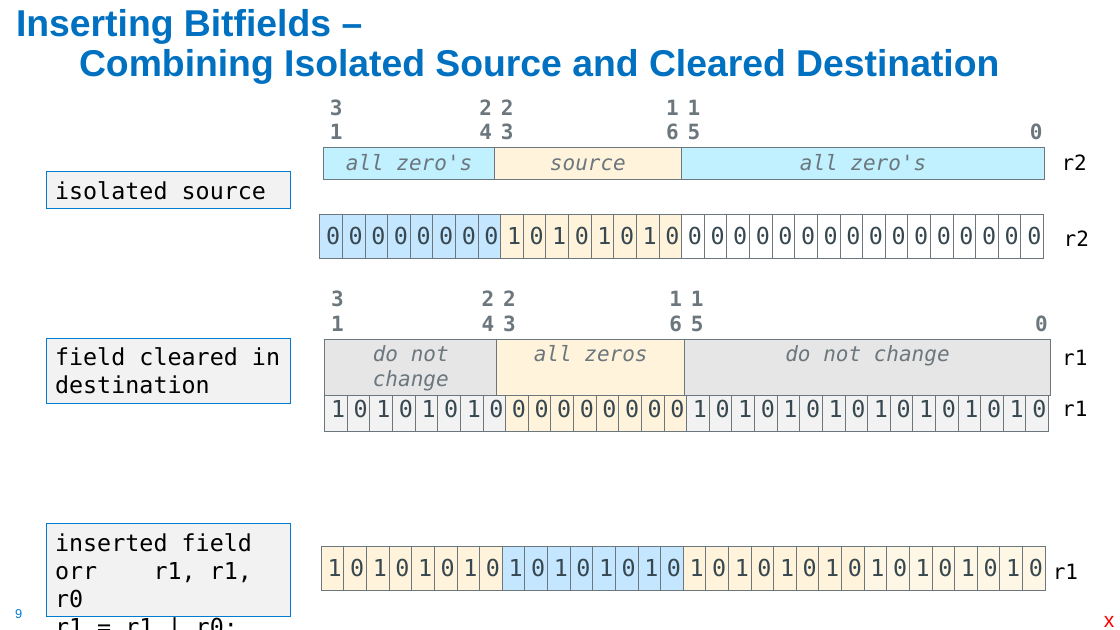
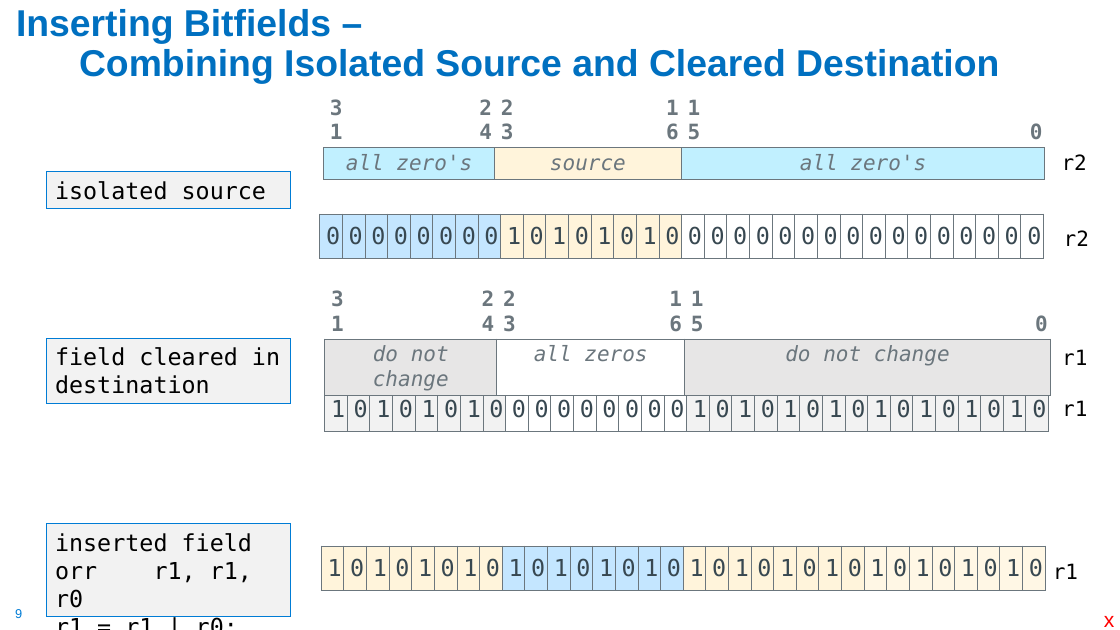
Before and after one commit to cse30-sp24/Muller-Slides, a slide deck: slide 9 of Lecture-14.pptx. Drawn at 1120x630 pixels with LibreOffice and Linux fonts; fonts in the diff are those of the drawing. Boxes give left, top, right and bottom in pixels: in the first picture for what was removed or moved away, otherwise in the second. Text is boxed around its words. In the diff, an @@ line names an element or a change of style, - is before the commit and + after.

```diff
--- a/Lecture-14.pptx
+++ b/Lecture-14.pptx
@@ table at (325, 282, 1059, 395) @@
@@ fill #FFF4DB to #FFFFFF in row 2, column 9 @@
@@ table at (325, 387, 1051, 432) @@
@@ fill #FFF4DB to #FFFFFF in 8 cells @@
```
Also in this commit, not shown: 3 other slides changed, 1 other file.
